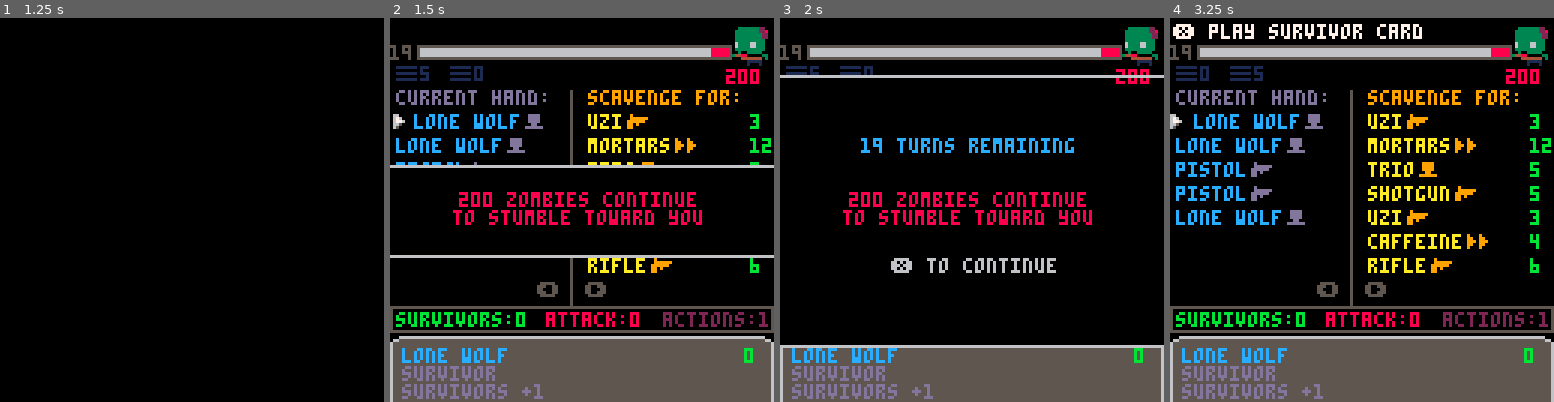
Above: before the commit, frames 1-4 (left to right).
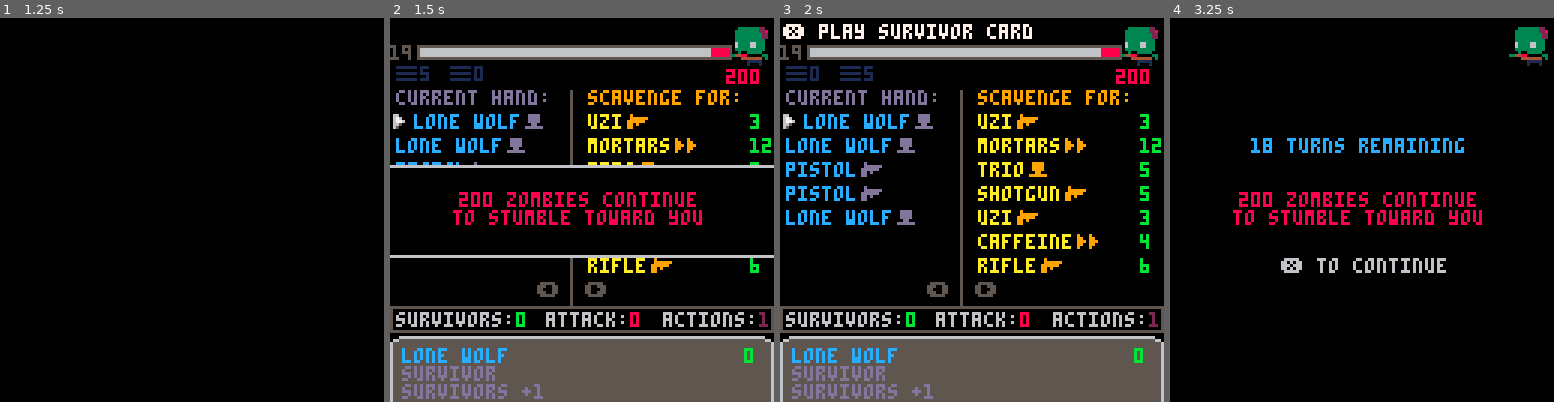
Above: after the commit, the same moments.

Repository: jeff-adams/pico8
Game: PICO-8 cartridge dev/zombie.p8
The game is run twice, just before and just after one commit, with the same random seed, the same clock (stepped at 60 frames per second) and the same inputs.
Inputs:
- Up to frame 1 (1.25 s): tap X (X key) at 0.33, 1.07 s; tap O (Z key) at 0.7 s
- Up to frame 2 (1.5 s): no input
- Up to frame 3 (2 s): hold Right from 1.6 s (still down); tap O (Z key) at 1.7 s; tap X (X key) at 1.85 s
- Up to frame 4 (3.25 s): release Right at 2.1 s; tap O (Z key) at 2.1, 2.5, 2.9 s; hold Up 2.15-2.42 s; hold Right 2.47-3.03 s; tap X (X key) at 2.97 s; hold Left from 3.08 s (still down)

Frame 1 is identical in both runs. In frame 2, 1.3% of the frame differs, in the area x 1-95%, y 76-81%; in frame 3, 19%; in frame 4, 36%, in the area x 0-100%, y 1-100%.

Commit message:
Change win check timing | Add trashing card movement

Diff:
--- a/dev/zombie.p8
+++ b/dev/zombie.p8
@@ -9,7 +9,7 @@
 --◆juices
 --animate card movement
 --particles for trashing
---animate turn end needs work
+--animate attack with player spr
 --sfx for attacking needs work
 --splash page pixel art
 
@@ -79,6 +79,7 @@
 	messaging=0
 	turning=0
 	animessage=0
+	trashing=0
 end
 
 function create_draw()
@@ -302,7 +303,7 @@
 end
 
 function win_check()
-	if horde<=0 then
+	if horde-atk<=0 then
 		sfx(5)
 		win=true
 		change_state(update_gameover,draw_gameover)
@@ -373,17 +374,16 @@
 function end_turn()
 	atking=0
 	change_state(update_turn,draw_turn)
-	freeze=time()+2
+	freeze=time()+1
 	change_state(update_freeze,draw_turn)
 	is_player_turn=false
 	turns-=1
-	win_check()
 	if win==nil then sfx(2) end
 end
 
 function attack_horde()
 	horde-=atk
-	add(numbers,{t="-"..atk,x=28,y=56,c=10,oc=0,life=45})
+	add(numbers,{t="-"..atk,x=28,y=56,c=6,oc=0,life=45})
 	sfx(9)
 end
 -->8
@@ -443,15 +443,15 @@
 function play_card(_card)
 	if _card.ctype=="survivor" then
 		surv+=_card.val
-		add(numbers,{t="+".._card.val,x=38,y=98,c=14,oc=0,life=30})
+		add(numbers,{t="+".._card.val,x=38,y=98,c=11,oc=0,life=30})
 		card_played(_card)
 	elseif _card.ctype=="weapon" then
 		atk+=_card.dmg
-		add(numbers,{t="+".._card.dmg,x=76,y=98,c=14,oc=0,life=30})
+		add(numbers,{t="+".._card.dmg,x=76,y=98,c=8,oc=0,life=30})
 		card_played(_card)
 	elseif acts>0 then
 		acts-=1
-		add(numbers,{t="-1",x=121,y=94,c=14,oc=0,life=30})
+		add(numbers,{t="-1",x=121,y=94,c=2,oc=0,life=30})
 		card_played(_card)
 		for _c in all(_card.actions) do
 			_c.action(_c.val)
@@ -602,8 +602,9 @@
 
 function update_turn()
 	if btnp(❎) then
+		sfx(8)
 		change_state(update_game,draw_game)
-		sfx(8)
+		win_check()
 	end
 end
 
@@ -641,11 +642,14 @@
 
 function update_btnhold()
 	if btn(b.pressed) then
+		trashing+=1
 		if time()-b.start>=1 then
 			b.action()
+			trashing=0
 		end
 	else
 		sfx(-1)
+		trashing=0
 		previous_state()
 	end
 end
@@ -716,9 +720,12 @@
 end
 
 function draw_stats()
-	print("survivors:"..surv,2,98,11)
-	print("attack:"..atk,52,98,8)
-	print("actions:"..acts,91,98,2)
+	print("survivors:",2,98,6)
+	print(surv,42,98,11)
+	print("attack:",52,98,6)
+	print(atk,80,98,8)
+	print("actions:"..acts,91,98,6)
+	print(acts,123,98,2)
 end
 
 function draw_hand()
@@ -733,8 +740,10 @@
 		local _o=showncards_start+i
 		local _card,_x=hand[_o],2
 		if current.sel==_o and current.cards==hand then
-			_x+=6
+			_x+=6-trashing
+			clip(_x+trashing,i*8+24,60,6)
 			print(_card.title,_x,i*8+24,12)
+			clip()
 		else
 			print(_card.title,_x,i*8+24,12)
 		end
@@ -775,6 +784,10 @@
 	--draw horde count
 	printo(horde,112,17,8,0)
 	--draw zombie
+	draw_zombie()
+end
+
+function draw_zombie()
 	palt(15)
 	local _s=flr(time()/1.1)%2==0 and 6 or 8
 	spr(_s,111,1,2,2)
@@ -886,7 +899,7 @@
 	printc(horde.." zombies continue",58,8)
 	printc("to stumble toward you",64,8)
 	printc("❎ to continue",80,6)
-	draw_horde()
+	draw_zombie()
 	draw_numbers()
 
 	if atking<0 then
